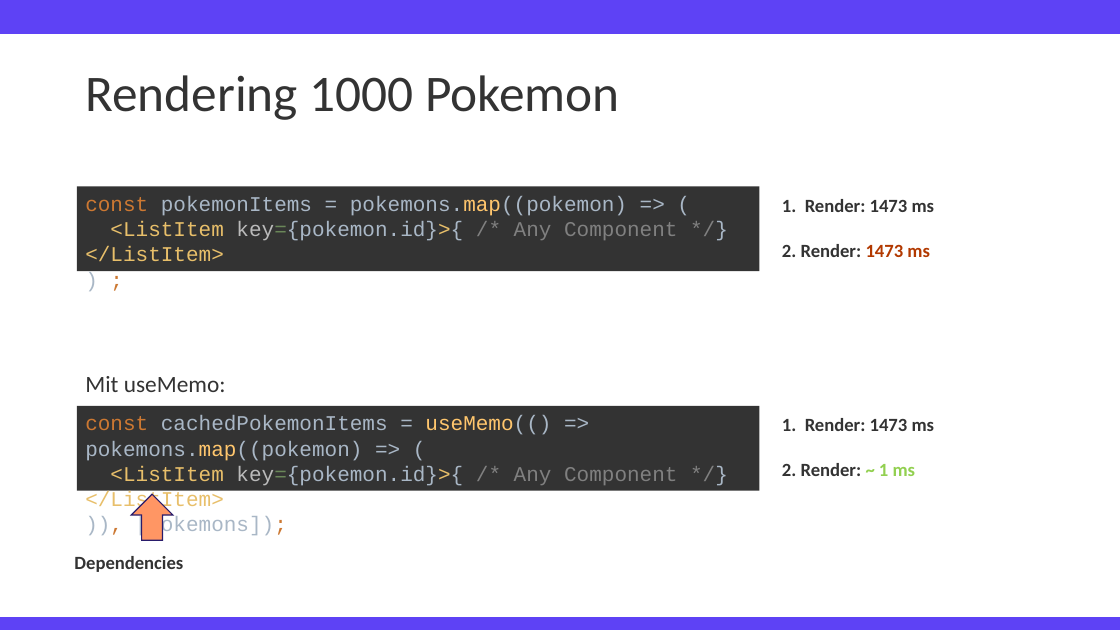
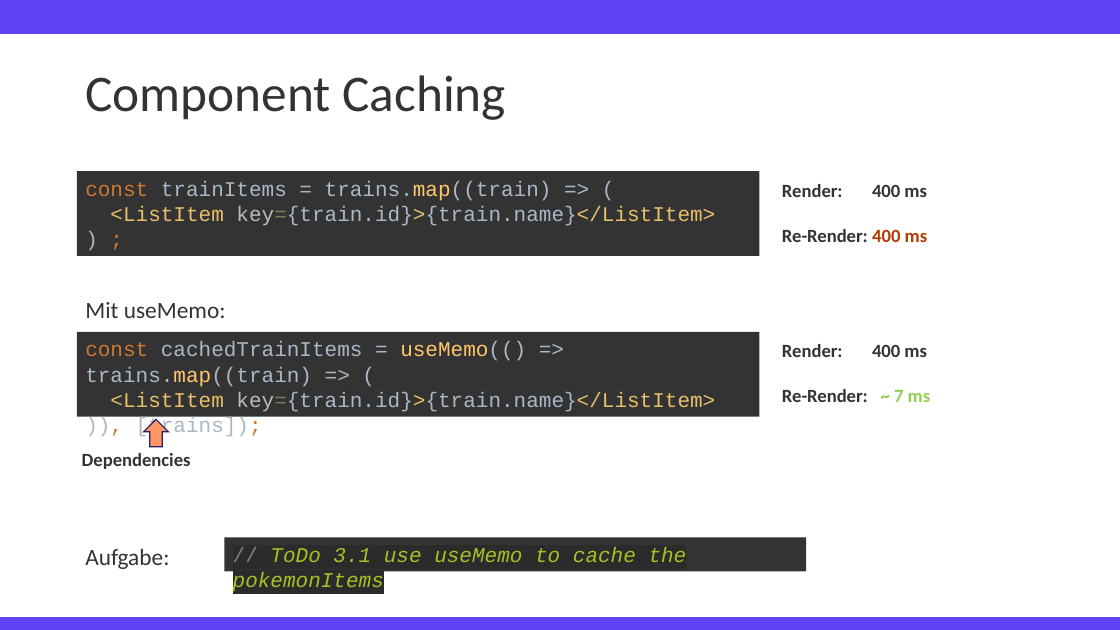
Before and after one commit to TimFehrmannAclue/techlabor_trainings_react_advanced, a slide deck: slide 23 of training_react_advanced.pptx. Drawn at 1120x630 pixels with LibreOffice and Linux fonts; fonts in the diff are those of the drawing; background and template pictures are left out. Boxes give left, top, right and bottom in pixels: in the first picture for what was removed or moved away, otherwise in the second. Text is boxed around its words. In the diff, an @@ line names an element or a change of style, - is before the commit and + after.

```diff
--- a/training_react_advanced.pptx
+++ b/training_react_advanced.pptx
@@ title at (x1=85, y1=75, x2=506, y2=120): text changed @@
-Rendering 1000 Pokemon
+Component Caching
@@ rectangle "const trainItems = trains.map((train) => ..." moved from (x1=77, y1=187, x2=760, y2=271) to (x1=77, y1=171, x2=760, y2=256) @@
@@ text in rectangle at (x1=85, y1=181, x2=715, y2=226): text changed @@
-const pokemonItems = pokemons.map((pokemon) => (
-<ListItem key={pokemon.id}>{ /* Any Component */}</ListItem>
-) ;
+const trainItems = trains.map((train) => (
+<ListItem key={train.id}>{train.name}</ListItem>
+) ;
@@ text at (x1=782, y1=184, x2=927, y2=197): text changed @@
-1. Render: 1473 ms
+Render: 400 ms
@@ text at (x1=782, y1=229, x2=928, y2=242): text changed @@
-2. Render: 1473 ms
+Re-Render: 400 ms
@@ text "Mit useMemo:" moved from (x1=85, y1=376, x2=226, y2=392) to (x1=85, y1=302, x2=226, y2=318) @@
@@ rectangle "const cachedTrainItems = useMemo(() => ..." moved from (x1=77, y1=406, x2=760, y2=491) to (x1=77, y1=332, x2=760, y2=417) @@
@@ text in rectangle at (x1=85, y1=341, x2=715, y2=412): text changed @@
-const cachedPokemonItems = useMemo(() => pokemons.map((pokemon) => (
-<ListItem key={pokemon.id}>{ /* Any Component */}</ListItem>
-)), [pokemons]);
+const cachedTrainItems = useMemo(() => trains.map((train) => (
+<ListItem key={train.id}>{train.name}</ListItem>
+)), [trains]);
@@ text at (x1=782, y1=344, x2=927, y2=357): text changed @@
-1. Render: 1473 ms
+Render: 400 ms
@@ text at (x1=782, y1=389, x2=931, y2=402): text changed @@
-2. Render: ~ 1 ms
+Re-Render: ~ 7 ms
@@ text "Dependencies" moved from (x1=74, y1=556, x2=183, y2=572) to (x1=82, y1=453, x2=191, y2=469) @@
@@ right arrow resized from (x1=131, y1=494, x2=174, y2=541) to (x1=143, y1=420, x2=168, y2=447) @@
@@ rectangle added at (x1=224, y1=538, x2=807, y2=571), fill #333333, 18 pt, text #A8C023, italic @@
+// ToDo 3.1 use useMemo to cache the pokemonItems
@@ text added at (x1=85, y1=548, x2=169, y2=569), 20 pt, text #333333 @@
+Aufgabe:
```
Also in this commit, not shown: 2 other slides changed, 2 slides added, 1 slide removed.
